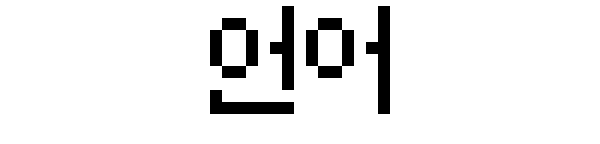
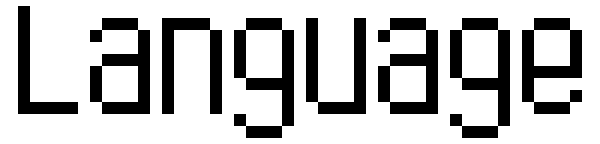
Layered file, before and after one edit (600x144). Changes by layer:
hid "Korean", painted on it over bbox(210, 6, 390, 114)
showed "English" over bbox(18, 6, 582, 138)
